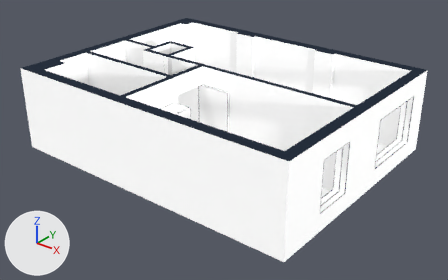
One commit to the glTF model Structured_Model.glb: the scene before it, then after it.
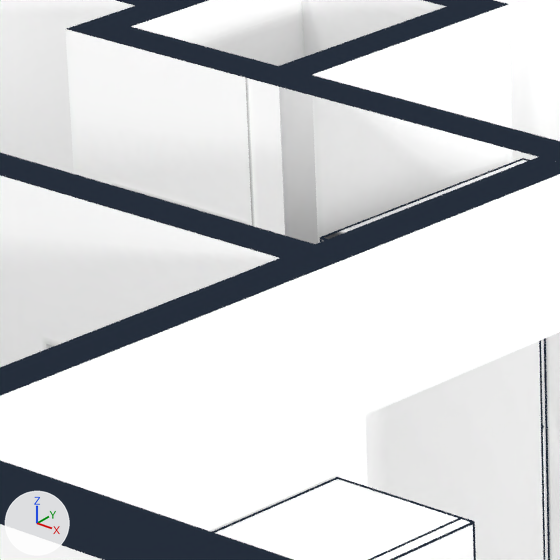
Each version appears first whole from a 50 mm camera at (5.91, -7.37, 4.72) aimed at (0.14, -0.17, 0.26), and next in a close-up on the part from 30% to 45% of the width and 17% to 40% of the height. The lights are fixed; the arrows at lower left show +X, +Y and +Z. Where no turn or scale is listed for an object, it has been applied to the vertices. Vertices at the same position are counted once.

The first close-up shows 'Base.001', 'Base.002'.
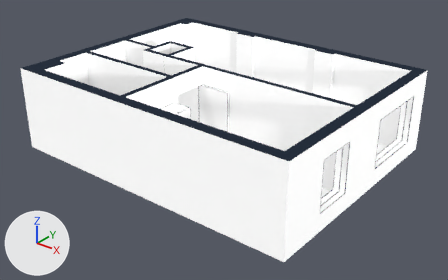
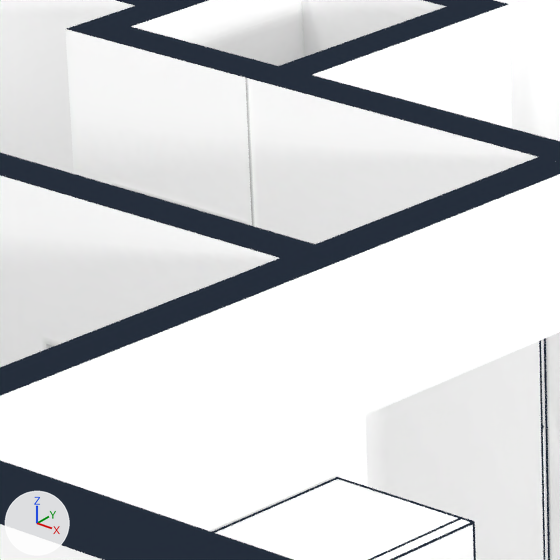
Pixel boxes (x1, y1, x2, y2) of what changed, in the close-ups (560 x 560 px):
part 1 of me_base_002, added
    after: (285, 93, 550, 244)

The change in detail:
Material 'Accent_Color' (mat_accent_color) is new.
Its base color is (0.0103, 0.016, 0.0273) (dark blue #1a222e).
Its metallic is 0.924.
Its roughness is 1.0.
Its emission color is (0.0103, 0.016, 0.0273) (dark blue #1a222e).
Its emission strength is 1.0.
me_base_002 is used by ob_base_001; location (0.017, 0.002, 0.0).
me_base_002 had 2617 vertices, 4824 faces and spanned x -2.59..2.55, y -2.01..1.99, z 0.0..1.41.
me_base_002 now has 2621 vertices, 4854 faces and spans x -2.59..2.55, y -2.01..1.99, z 0.0..1.41.
me_base_002 part 1: 4 vertices added at x -1.08, y -0.11..-0.02, z 0.29..1.09.
me_base_002 no longer uses material mat_living_room_accent_color (dark blue #1a222e).
me_base_002 now uses material mat_accent_color (dark blue #1a222e).
